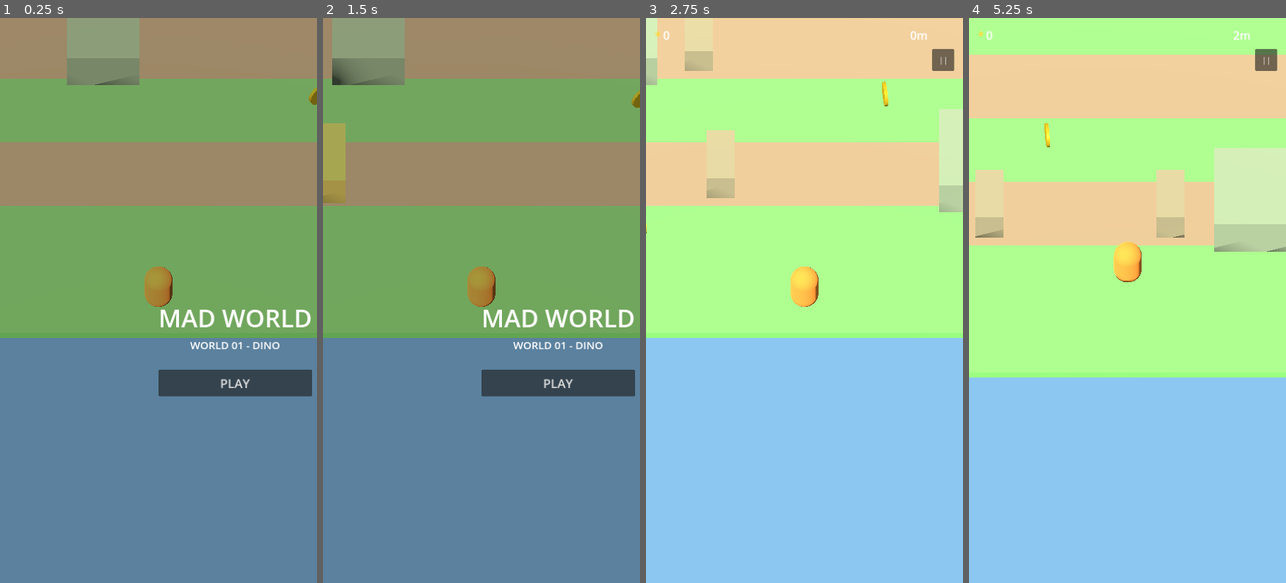
Above: before the commit, frames 1-4 (left to right).
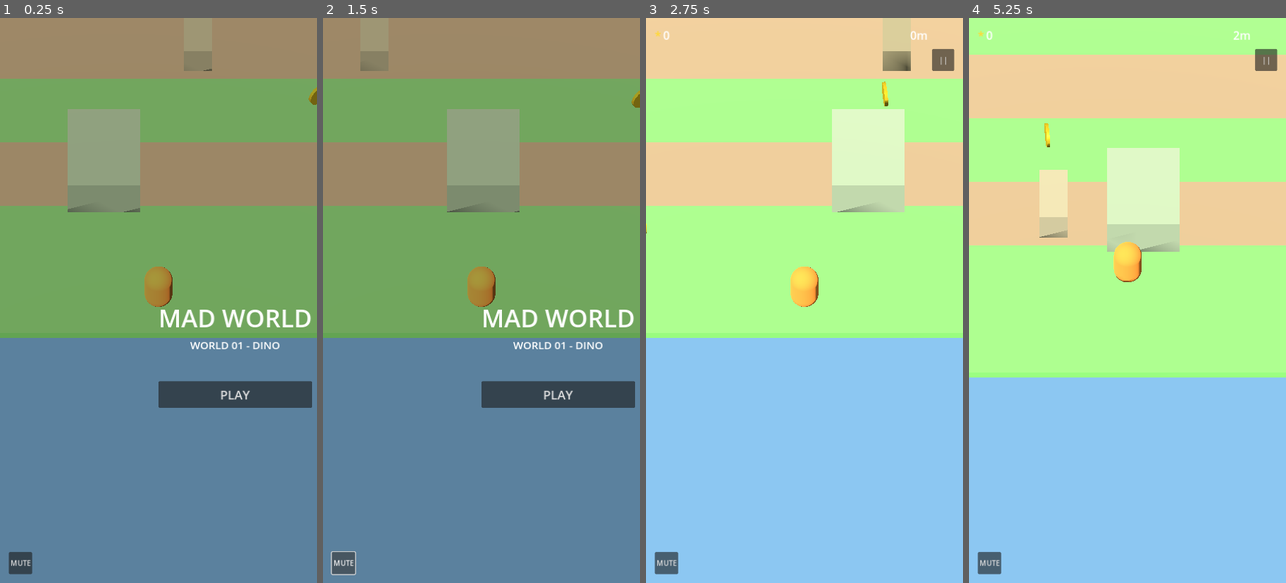
Above: after the commit, the same moments.

Repository: syhuinc/mad-world-dino
Game: Godot game, scene res://scenes/Main.tscn
Same seed, same stepped clock (60 frames per second), same inputs: the game is played once before the commit and once after it.
Inputs (mouse positions are in pixels of both pictures, inside the frame that each line leads up to):
- Up to frame 1 (0.25 s): no input
- Up to frame 2 (1.5 s): click (342, 560) at 0.5 s, where only the run after the commit has a clickable "MUTE"; click (348, 560) at 1.25 s, where only the run after the commit has a clickable "UNMUTE"
- Up to frame 3 (2.75 s): click "PLAY" at 2 s
- Up to frame 4 (5.25 s): tap Enter at 2.75 s; move the mouse to (1197, 272) at 2.77 s; hold Right (ui_right) 2.78-3.53 s; click (1197, 272) at 2.92 s; move the mouse to (1064, 328) at 3.52 s; hold Down (ui_down) 3.53-4.28 s; move the mouse to (1159, 176) at 4.27 s; hold Right (ui_right) 4.28-5.03 s; move the mouse to (1111, 413) at 5.02 s; hold Up (ui_up) from 5.03 s (still down); click (1111, 413) at 5.17 s

The runs differ from the first frame. In frame 1, 7.7% of the frame differs, in the area x 2-99%, y 7-99%; in frame 2, 8.6%; in frame 3, 7.4%; in frame 4, 10%, in the area x 2-100%, y 22-99%.

Commit message:
Polish pass: sound, mute toggle, back-button quit, spacing fix
- Fix Obstacle wrap margin to use size.x (movement axis) instead of
  size.z, so wide rare dinosaurs (T-Rex/Spinosaurus) don't pop in/out
  visibly at the lane edges
- Add procedurally-generated SFX (hop/coin/death tones, no audio
  assets) via a new Sfx autoload, with a persistent mute toggle
- Android back button now quits from the title/game-over screens
  (previously did nothing there)
- Even out spacing of common dinosaurs within a lane instead of fully
  random placement, and add slight per-instance color variation
- Title screen now shows best distance and total coins once you've
  played a run

Co-Authored-By: Claude Sonnet 5 <noreply@anthropic.com>
Claude-Session: https://claude.ai/code/session_01JXumaCMtYsBuuYGGebf1B7

Diff:
--- a/project.godot
+++ b/project.godot
@@ -9,6 +9,7 @@
 [autoload]
 
 GameManager="*res://scripts/GameManager.gd"
+Sfx="*res://scripts/Sfx.gd"
 
 [display]
 
--- a/scripts/Coin.gd
+++ b/scripts/Coin.gd
@@ -41,5 +41,6 @@
 	if _collected:
 		return
 	_collected = true
+	Sfx.play("coin")
 	GameManager.add_coin()
 	queue_free()
--- a/scripts/GameManager.gd
+++ b/scripts/GameManager.gd
@@ -4,6 +4,7 @@
 signal distance_changed(meters: int)
 signal game_over(final_distance: int, coins_run: int)
 signal state_changed(new_state: int)
+signal muted_changed(is_muted: bool)
 
 enum State { TITLE, PLAYING, PAUSED, GAME_OVER }
 
@@ -12,12 +13,20 @@
 var state: int = State.TITLE
 var total_coins: int = 0
 var best_distance: int = 0
+var muted: bool = false
 
 var run_coins: int = 0
 var run_distance: int = 0
 
 func _ready() -> void:
 	_load()
+	AudioServer.set_bus_mute(AudioServer.get_bus_index("Master"), muted)
+
+func set_muted(m: bool) -> void:
+	muted = m
+	AudioServer.set_bus_mute(AudioServer.get_bus_index("Master"), muted)
+	muted_changed.emit(muted)
+	_save()
 
 func start_run() -> void:
 	run_coins = 0
@@ -58,7 +67,7 @@
 func _save() -> void:
 	var f := FileAccess.open(SAVE_PATH, FileAccess.WRITE)
 	if f:
-		f.store_string(JSON.stringify({"total_coins": total_coins, "best_distance": best_distance}))
+		f.store_string(JSON.stringify({"total_coins": total_coins, "best_distance": best_distance, "muted": muted}))
 		f.close()
 
 func _load() -> void:
@@ -70,3 +79,4 @@
 			if typeof(data) == TYPE_DICTIONARY:
 				total_coins = data.get("total_coins", 0)
 				best_distance = data.get("best_distance", 0)
+				muted = data.get("muted", false)
--- a/scripts/HUD.gd
+++ b/scripts/HUD.gd
@@ -12,6 +12,8 @@
 var final_distance_label: Label
 var final_coins_label: Label
 var best_label: Label
+var title_stats_label: Label
+var mute_btn: Button
 
 func _ready() -> void:
 	layer = 10
@@ -19,13 +21,16 @@
 	_build_hud()
 	_build_pause()
 	_build_game_over()
+	_build_mute_button()
 
 	GameManager.coins_changed.connect(_on_coins_changed)
 	GameManager.distance_changed.connect(_on_distance_changed)
 	GameManager.game_over.connect(_on_game_over)
 	GameManager.state_changed.connect(_on_state_changed)
+	GameManager.muted_changed.connect(_on_muted_changed)
 
 	coin_label.text = str(GameManager.total_coins)
+	_on_muted_changed(GameManager.muted)
 	_on_state_changed(GameManager.state)
 
 func _full_rect_control() -> Control:
@@ -60,6 +65,11 @@
 	sub.add_theme_font_size_override("font_size", 24)
 	sub.horizontal_alignment = HORIZONTAL_ALIGNMENT_CENTER
 	vbox.add_child(sub)
+
+	title_stats_label = Label.new()
+	title_stats_label.add_theme_font_size_override("font_size", 16)
+	title_stats_label.horizontal_alignment = HORIZONTAL_ALIGNMENT_CENTER
+	vbox.add_child(title_stats_label)
 
 	var spacer := Control.new()
 	spacer.custom_minimum_size = Vector2(0, 30)
@@ -174,6 +184,17 @@
 	retry_btn.pressed.connect(_on_play_pressed)
 	vbox.add_child(retry_btn)
 
+func _build_mute_button() -> void:
+	mute_btn = Button.new()
+	mute_btn.custom_minimum_size = Vector2(50, 50)
+	mute_btn.set_anchors_preset(Control.PRESET_BOTTOM_LEFT)
+	mute_btn.position = Vector2(20, -70)
+	mute_btn.pressed.connect(func(): GameManager.set_muted(not GameManager.muted))
+	add_child(mute_btn)
+
+func _on_muted_changed(is_muted: bool) -> void:
+	mute_btn.text = "MUTE" if not is_muted else "UNMUTE"
+
 func _on_play_pressed() -> void:
 	main.begin_new_run()
 
@@ -193,3 +214,8 @@
 	hud_layer.visible = state == GameManager.State.PLAYING or state == GameManager.State.PAUSED
 	pause_layer.visible = state == GameManager.State.PAUSED
 	game_over_layer.visible = state == GameManager.State.GAME_OVER
+	if state == GameManager.State.TITLE:
+		if GameManager.best_distance > 0:
+			title_stats_label.text = "Best: %dm   Coins: %d" % [GameManager.best_distance, GameManager.total_coins]
+		else:
+			title_stats_label.text = ""
--- a/scripts/LaneManager.gd
+++ b/scripts/LaneManager.gd
@@ -134,9 +134,11 @@
 
 func _spawn_dino(parent: Node3D, species: int, start_x: float, direction: float, speed_mult: float) -> Node3D:
 	var data = _species_data(species)
+	var color: Color = data["color"]
+	color = color.lightened(randf_range(0.0, 0.12)) if randf() < 0.5 else color.darkened(randf_range(0.0, 0.12))
 	var dino = preload("res://scripts/Obstacle.gd").new()
 	dino.add_to_group("dino")
-	dino.setup(data["color"], data["size"], data["speed"] * direction * speed_mult, COLS * TILE_SIZE)
+	dino.setup(color, data["size"], data["speed"] * direction * speed_mult, COLS * TILE_SIZE)
 	dino.position = Vector3(start_x, data["size"].y * 0.5, 0)
 	parent.add_child(dino)
 	return dino
@@ -148,9 +150,11 @@
 	var species_pool = [DinoSpecies.PARA, DinoSpecies.GALLI, DinoSpecies.TRI]
 	var count = randi_range(2, 3)
 	var half = COLS * TILE_SIZE * 0.5
+	var slot = (half * 2.0) / count
 	for i in range(count):
 		var species = species_pool[randi() % species_pool.size()]
-		var start_x = randf_range(-half, half)
+		var jitter = randf_range(slot * 0.15, slot * 0.85)
+		var start_x = -half + i * slot + jitter
 		result.append(_spawn_dino(parent, species, start_x, direction, speed_mult))
 	return result
 
--- a/scripts/Main.gd
+++ b/scripts/Main.gd
@@ -20,7 +20,7 @@
 			GameManager.State.PAUSED:
 				GameManager.set_paused(false)
 			_:
-				pass
+				get_tree().quit()
 
 func _setup_world() -> void:
 	var light := DirectionalLight3D.new()
--- a/scripts/Obstacle.gd
+++ b/scripts/Obstacle.gd
@@ -5,7 +5,7 @@
 
 func setup(color: Color, size: Vector3, vel_x: float, playfield_width: float) -> void:
 	velocity_x = vel_x
-	half_range = playfield_width * 0.5 + size.z
+	half_range = playfield_width * 0.5 + size.x
 
 	var mesh := MeshInstance3D.new()
 	var box := BoxMesh.new()
--- a/scripts/Player.gd
+++ b/scripts/Player.gd
@@ -108,6 +108,7 @@
 	hop_to = _cell_to_world(row, col)
 	hop_elapsed = 0.0
 	is_hopping = true
+	Sfx.play("hop")
 	if lane_manager:
 		lane_manager.on_player_row_changed(row)
 
@@ -169,4 +170,5 @@
 
 func _die() -> void:
 	if GameManager.state == GameManager.State.PLAYING:
+		Sfx.play("death")
 		GameManager.end_run()
--- /dev/null
+++ b/scripts/Sfx.gd
@@ -0,0 +1,45 @@
+extends Node
+
+var _streams: Dictionary = {}
+
+func _ready() -> void:
+	_streams["hop"] = _make_tone(420.0, 420.0, 0.06, 0.25, 0.0)
+	_streams["coin"] = _make_tone(700.0, 1100.0, 0.12, 0.35, 0.02)
+	_streams["death"] = _make_tone(260.0, 70.0, 0.35, 0.4, 0.0)
+
+func play(sound_name: String) -> void:
+	if not _streams.has(sound_name):
+		return
+	var player := AudioStreamPlayer.new()
+	player.stream = _streams[sound_name]
+	add_child(player)
+	player.play()
+	player.finished.connect(player.queue_free)
+
+func _make_tone(freq_start: float, freq_end: float, duration: float, volume: float, attack: float) -> AudioStreamWAV:
+	var sample_rate := 22050
+	var sample_count := int(duration * sample_rate)
+	var data := PackedByteArray()
+	data.resize(sample_count * 2)
+	var phase := 0.0
+	for i in range(sample_count):
+		var t := float(i) / sample_rate
+		var freq: float = lerp(freq_start, freq_end, float(i) / float(max(sample_count - 1, 1)))
+		phase += freq / sample_rate
+		var envelope := 1.0
+		if attack > 0.0 and t < attack:
+			envelope = t / attack
+		else:
+			var decay_t = t - attack
+			var decay_len = max(duration - attack, 0.001)
+			envelope = pow(1.0 - clamp(decay_t / decay_len, 0.0, 1.0), 1.5)
+		var sample := sin(phase * TAU) * volume * envelope
+		var sample_i16 := int(clamp(sample, -1.0, 1.0) * 32767.0)
+		data.encode_s16(i * 2, sample_i16)
+
+	var stream := AudioStreamWAV.new()
+	stream.data = data
+	stream.format = AudioStreamWAV.FORMAT_16_BITS
+	stream.mix_rate = sample_rate
+	stream.stereo = false
+	return stream
Not shown, changed: README.md
